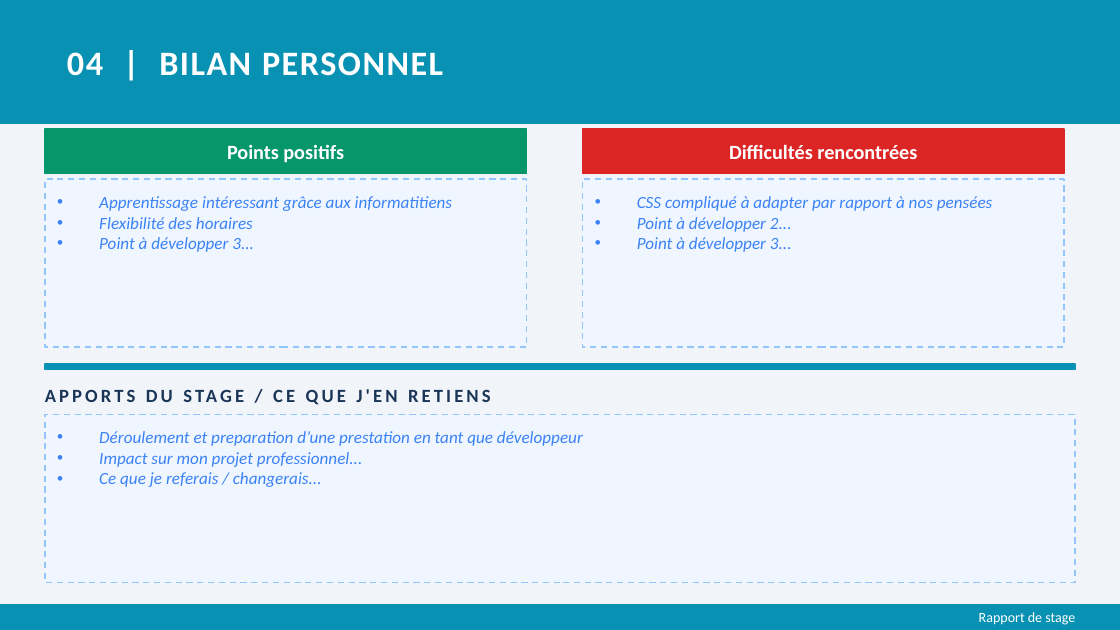
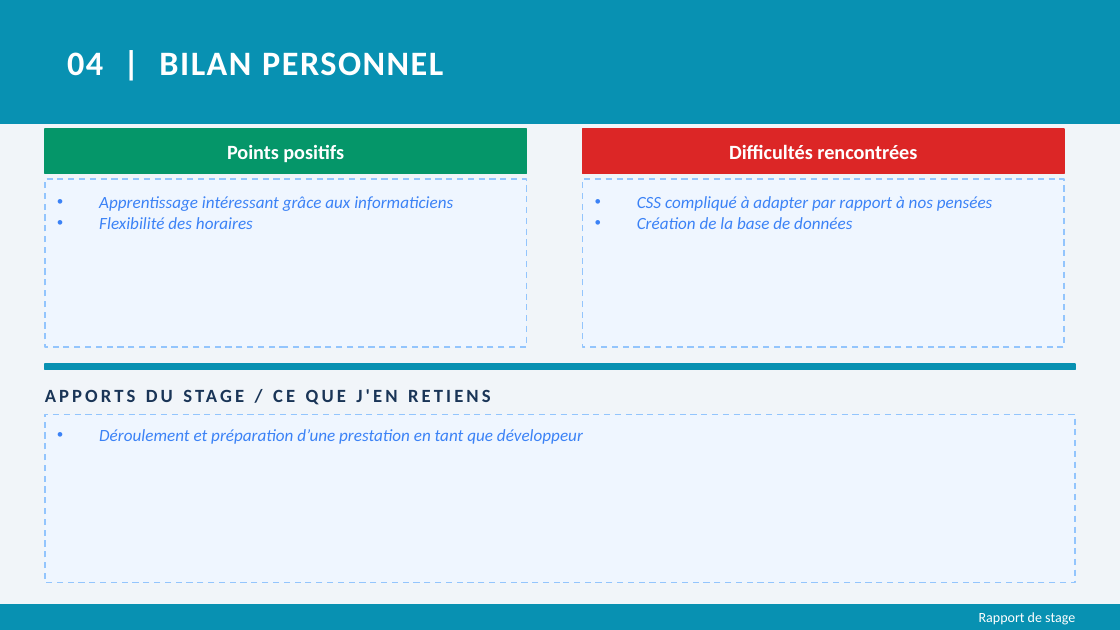
Before and after one commit to joeycareme-droid/porfolio-joey, a slide deck: slide 6 of Stage_APYNOW.pptx. Drawn at 1120x630 pixels with LibreOffice and Linux fonts; fonts in the diff are those of the drawing. Boxes give left, top, right and bottom in pixels: in the first picture for what was removed or moved away, otherwise in the second. Text is boxed around its words. In the diff, an @@ line names an element or a change of style, - is before the commit and + after.

```diff
--- a/Stage_APYNOW.pptx
+++ b/Stage_APYNOW.pptx
@@ text at <box>99,196,453,211</box>: text changed @@
-• Apprentissage intéressant grâce aux informatitiens
+• Apprentissage intéressant grâce aux informaticiens
@@ text at <box>99,237,254,252</box>: paragraph removed @@
-• Point à développer 3...
@@ text at <box>637,217,852,229</box>: text changed @@
-• Point à développer 2...
-• Point à développer 3...
+• Création de la base de données
@@ text "APPORTS DU STAGE / CE ..." rewrapped from <box>99,473,146,487</box> to <box>356,390,362,402</box> @@
@@ text at <box>99,429,583,444</box>: text changed @@
-• Déroulement et preparation d’une prestation en tant que développeur
-• Impact sur mon projet professionnel...
-• Ce que je referais / changerais...
+• Déroulement et préparation d’une prestation en tant que développeur
```
Also in this commit, not shown: 6 other slides changed.
